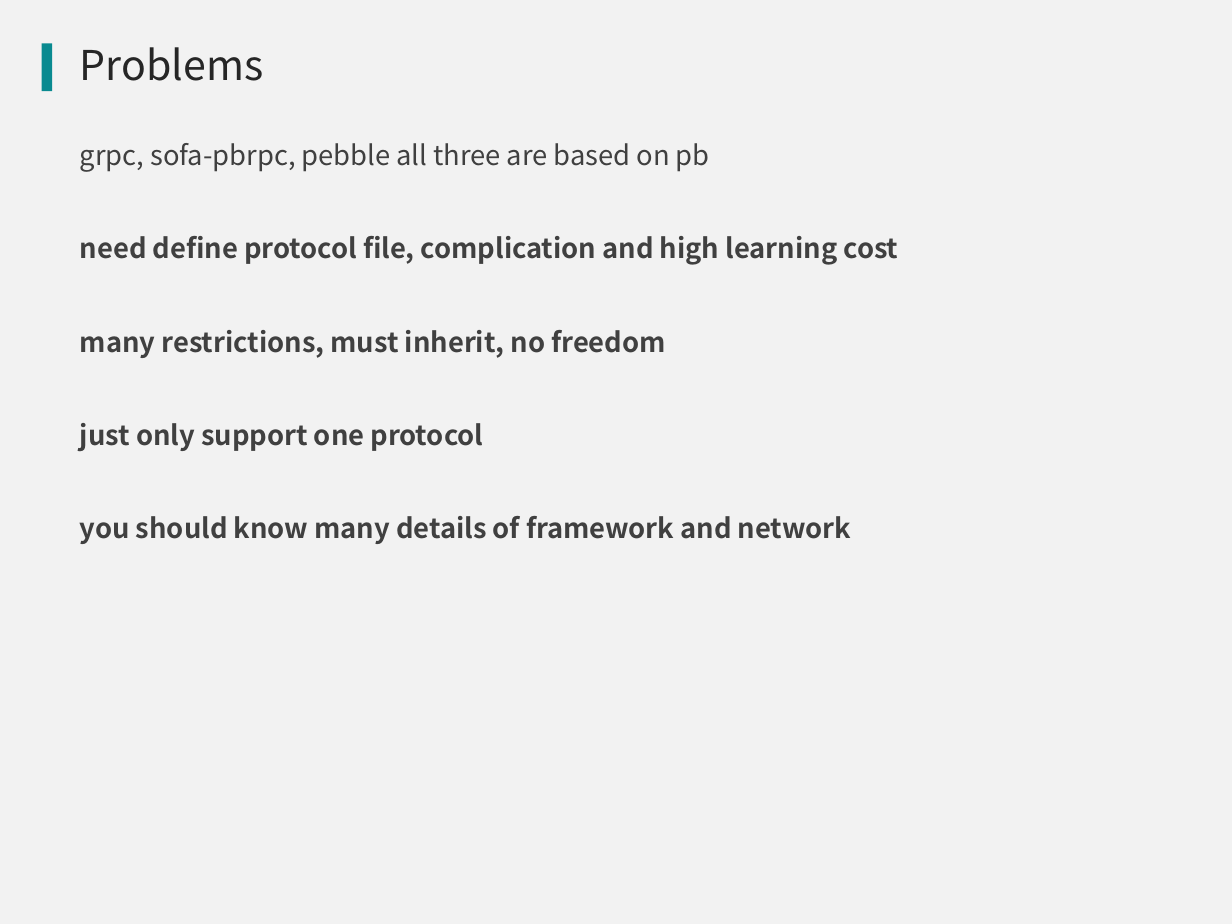
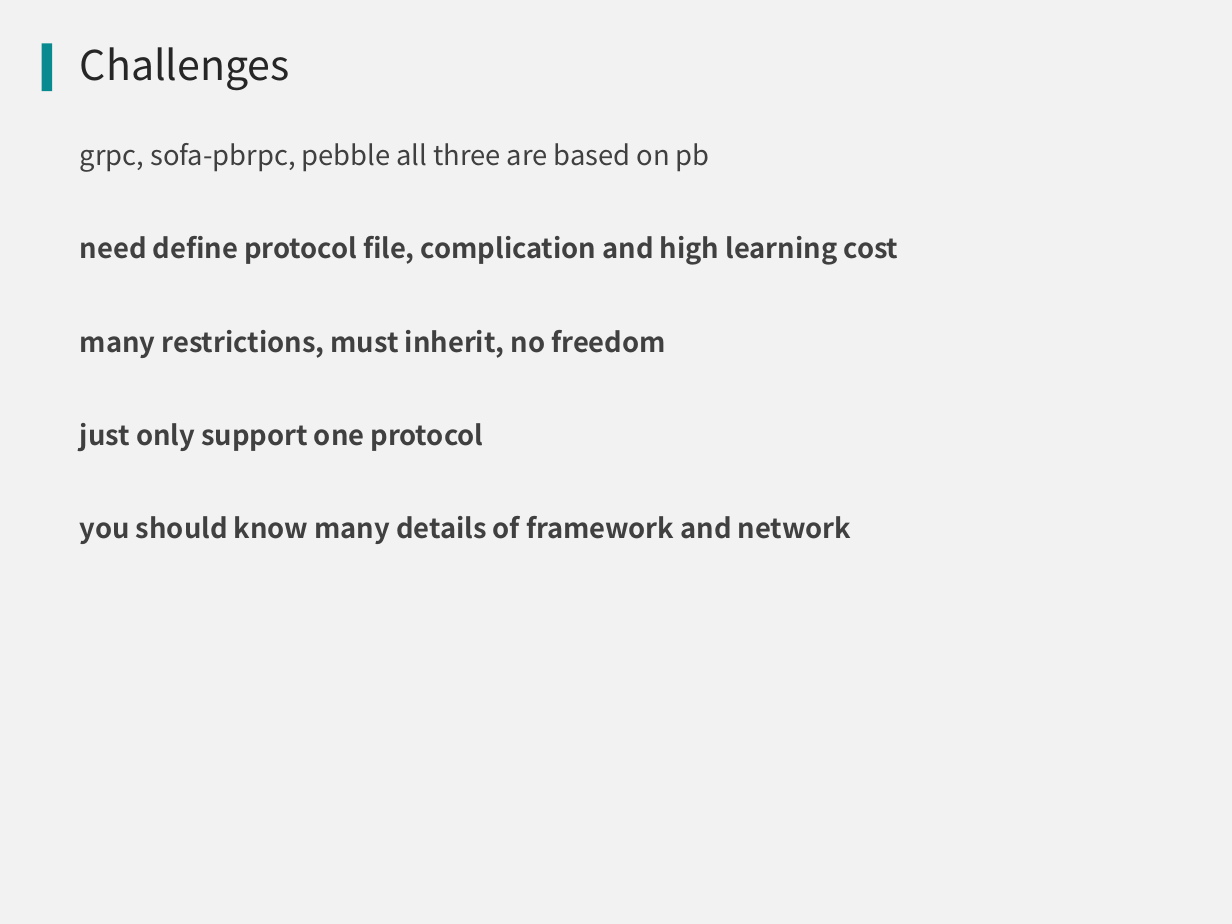
Before and after one commit to qicosmos/cppnow2017-ppt, a slide deck: slide 11 of An easy to use RPC framework implemented by c++11 and c++14.pptx. Drawn at 1232x924 pixels with LibreOffice and Linux fonts; fonts in the diff are those of the drawing; background and template pictures are left out. Boxes give left, top, right and bottom in pixels: in the first picture for what was removed or moved away, otherwise in the second. Text is boxed around its words. In the diff, an @@ line names an element or a change of style, - is before the commit and + after.

Commit message:
update

```diff
--- a/An easy to use RPC framework implemented by c++11 and c++14.pptx
+++ b/An easy to use RPC framework implemented by c++11 and c++14.pptx
@@ title at box(80, 47, 290, 91): text changed @@
-Problems
+Challenges
```
